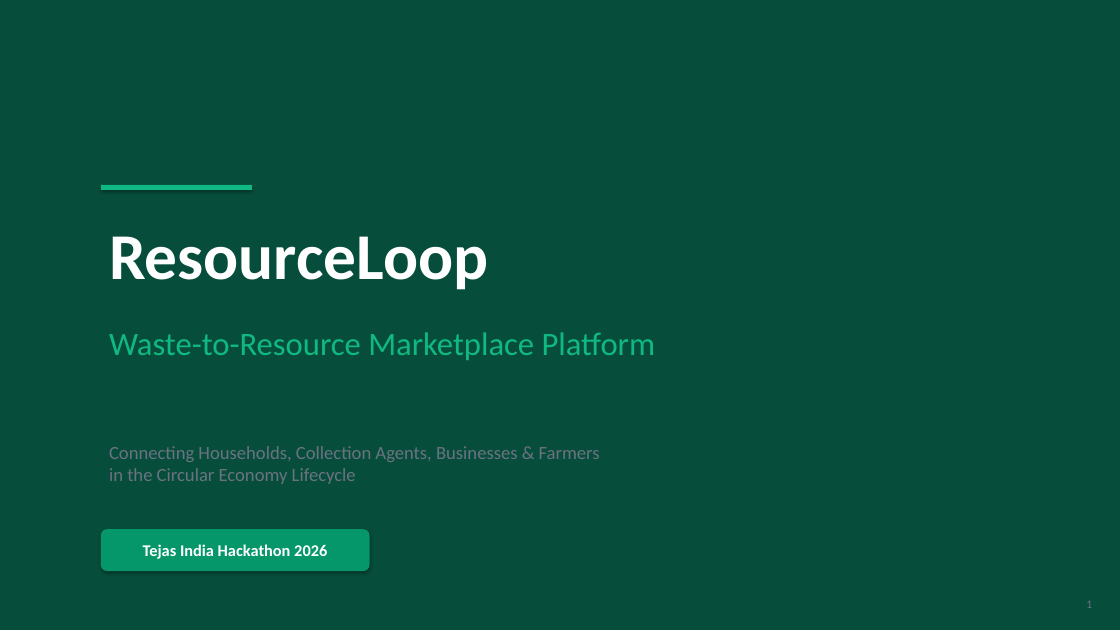
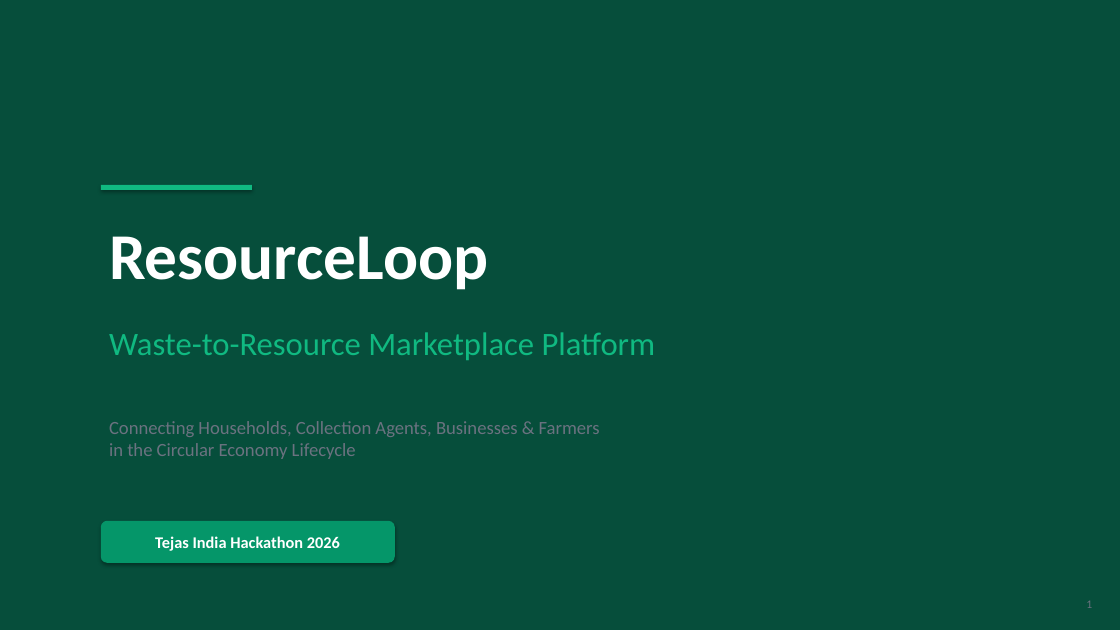
Before and after one commit to Tejas-India-Hackathon-2026/Team-Robbin-Good, a slide deck: slide 1 of ResourceLoop_Pitch_Deck.pptx. Drawn at 1120x630 pixels with LibreOffice and Linux fonts; fonts in the diff are those of the drawing. Boxes give left, top, right and bottom in pixels: in the first picture for what was removed or moved away, otherwise in the second. Text is boxed around its words. In the diff, an @@ line names an element or a change of style, - is before the commit and + after.

Commit message:
fix: realign all PPT elements, eliminate overlapping, use consistent spacing

```diff
--- a/ResourceLoop_Pitch_Deck.pptx
+++ b/ResourceLoop_Pitch_Deck.pptx
@@ text "Connecting Households, Collection Agents, Businesses ...": place and size @@
-text "Connecting Households, Collection Agents, Businesses ..." at bbox=[109, 446, 600, 484]
+text "Connecting Households, Collection Agents, Businesses ..." at bbox=[109, 421, 600, 459]
@@ rounded rectangle "Tejas India Hackathon 2026": place and size @@
-rounded rectangle "Tejas India Hackathon 2026" at bbox=[101, 529, 370, 571]
+rounded rectangle "Tejas India Hackathon 2026" at bbox=[101, 521, 395, 563]
```
Also in this commit, not shown: 11 other slides changed.
